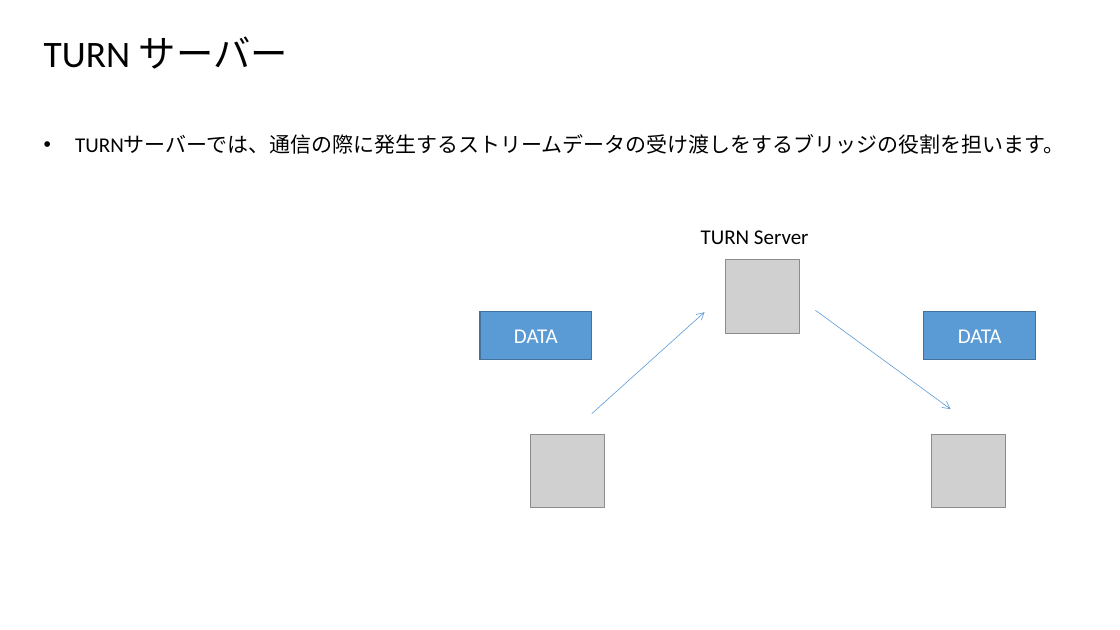
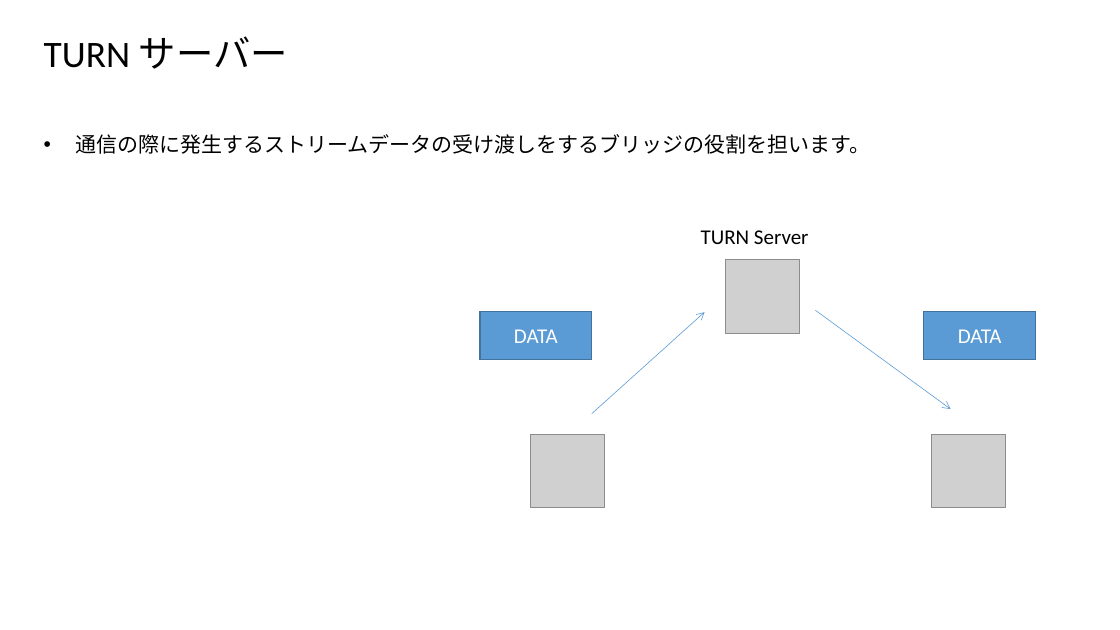
Before and after one commit to hninhnin95/webrtc-skyway, a slide deck: slide 8 of doc/勉強会_WebRTC_SkyWay_170122.pptx. Drawn at 1120x630 pixels with LibreOffice and Linux fonts; fonts in the diff are those of the drawing; grey boxes stand for pictures; background and template pictures are left out. Boxes give left, top, right and bottom in pixels: in the first picture for what was removed or moved away, otherwise in the second. Text is boxed around its words. In the diff, an @@ line names an element or a change of style, - is before the commit and + after.

```diff
--- a/doc/勉強会_WebRTC_SkyWay_170122.pptx
+++ b/doc/勉強会_WebRTC_SkyWay_170122.pptx
@@ text at <box>75,134,870,154</box>: text changed @@
-• TURNサーバーでは、通信の際に発生するストリームデータの受け渡しをするブリッジの役割を担います。
+• 通信の際に発生するストリームデータの受け渡しをするブリッジの役割を担います。
```
Also in this commit, not shown: 2 other slides changed.
